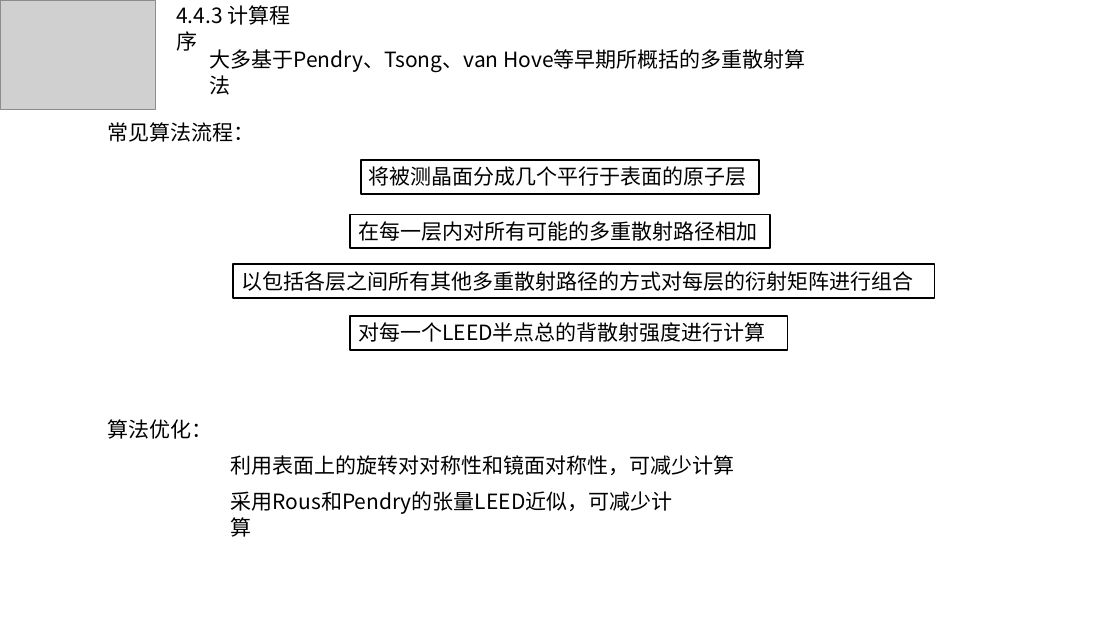
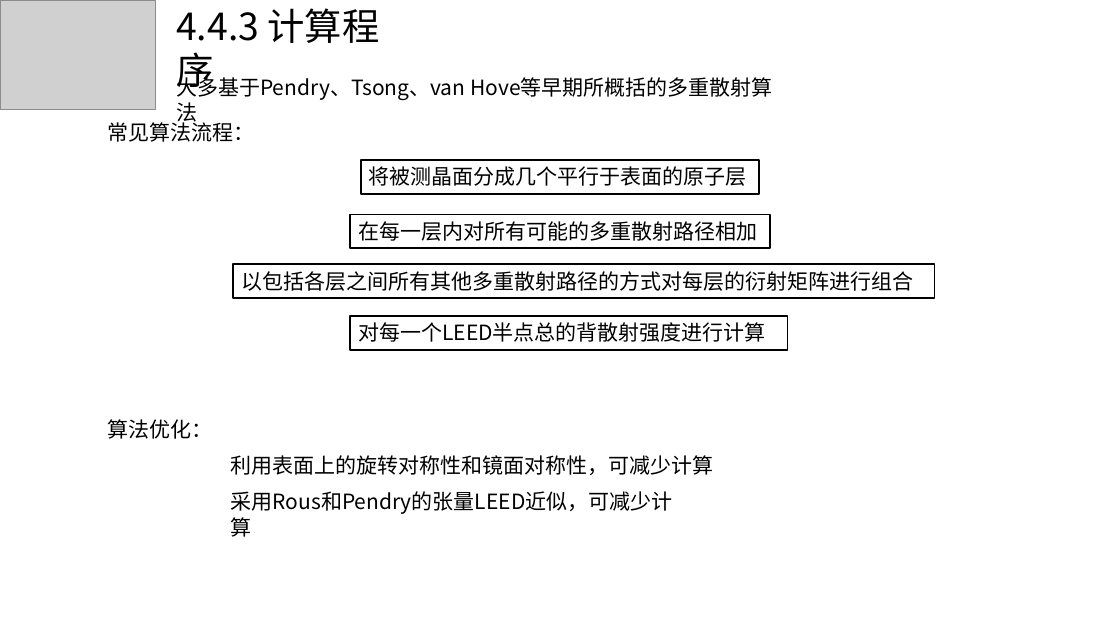
Before and after one commit to DreamBoatOve/gitTest, a slide deck: slide 43 of Lessons/材料的表面与界面/group_presentation/slices/第四小组_0529_16.pptx. Drawn at 1120x630 pixels with LibreOffice and Linux fonts; fonts in the diff are those of the drawing; grey boxes stand for pictures. Boxes give left, top, right and bottom in pixels: in the first picture for what was removed or moved away, otherwise in the second. Text is boxed around its words. In the diff, an @@ line names an element or a change of style, - is before the commit and + after.

```diff
--- a/Lessons/材料的表面与界面/group_presentation/slices/第四小组_0529_16.pptx
+++ b/Lessons/材料的表面与界面/group_presentation/slices/第四小组_0529_16.pptx
@@ text "4.4.3 计算程序" at (x1=176, y1=8, x2=380, y2=95): size 18 to 32 pt @@
@@ text "大多基于Pendry、Tsong、van Hove等早期所概括的多重散射算法" moved from (x1=209, y1=49, x2=498, y2=73) to (x1=176, y1=74, x2=465, y2=100) @@
@@ text at (x1=231, y1=455, x2=714, y2=475): text changed @@
-利用表面上的旋转对对称性和镜面对称性，可减少计算
+利用表面上的旋转对称性和镜面对称性，可减少计算
```
Also in this commit, not shown: 23 other slides changed.
